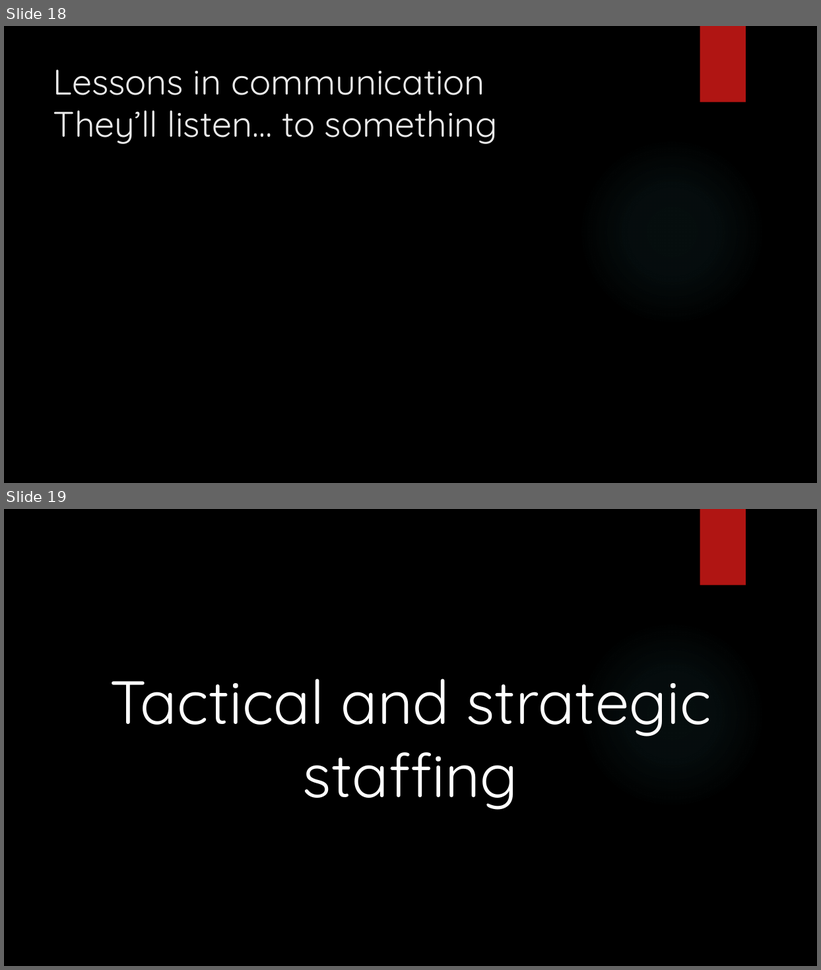
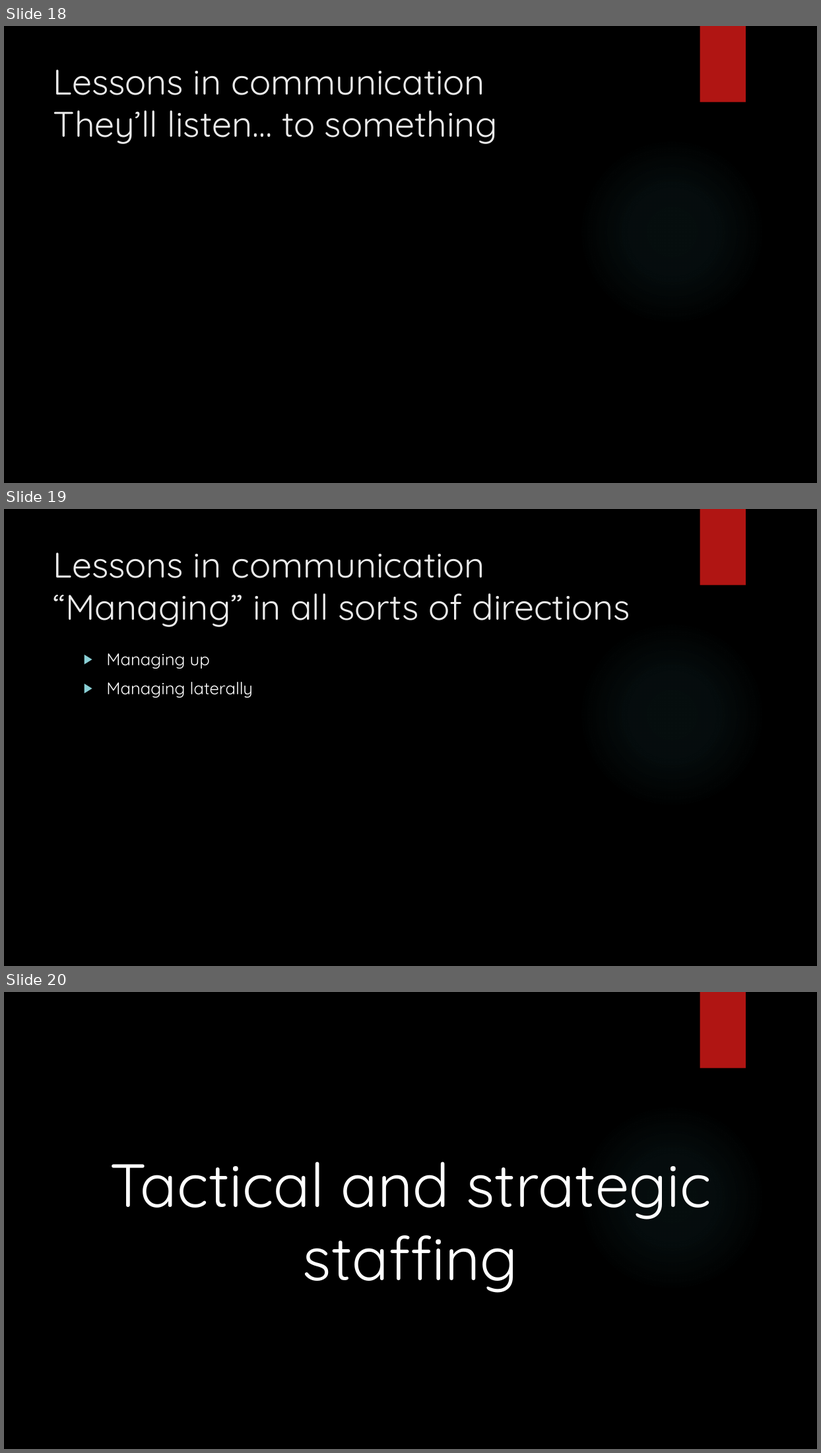
Before and after one commit to dennisdietrich/First180Days, a slide deck: Sitting in meetings all day long.pptx. Shown one above the other, each under a label of ours: slides 18 and 19 before the commit, slides 18, 19 and 20 after it. The pictures are 821x970 and 821x1453 pixels, drawn with LibreOffice and Linux fonts; fonts in the diff are those of the drawing; background and template pictures are left out. Boxes give left, top, right and bottom in pixels: in the first picture for what was removed or moved away, otherwise in the second. Text is boxed around its words. In the diff, an @@ line names an element or a change of style, - is before the commit and + after.

```diff
--- a/Sitting in meetings all day long.pptx
+++ b/Sitting in meetings all day long.pptx
@@ slide 19 added at [4, 509, 817, 966], background picture (left out); not listed: 2 template elements that a slide beside it also shows @@
@@ title added at [54, 553, 631, 627], 42 pt, text #EBEBEB @@
+Lessons in communication
+“Managing” in all sorts of directions
@@ text added at [106, 654, 253, 698], 20 pt, text #FFFFFF @@
+▶ Managing up
+▶ Managing laterally
@@ what was slide 19 is now slide 20 @@
```
Also in this commit, not shown: 1 slide changed.
